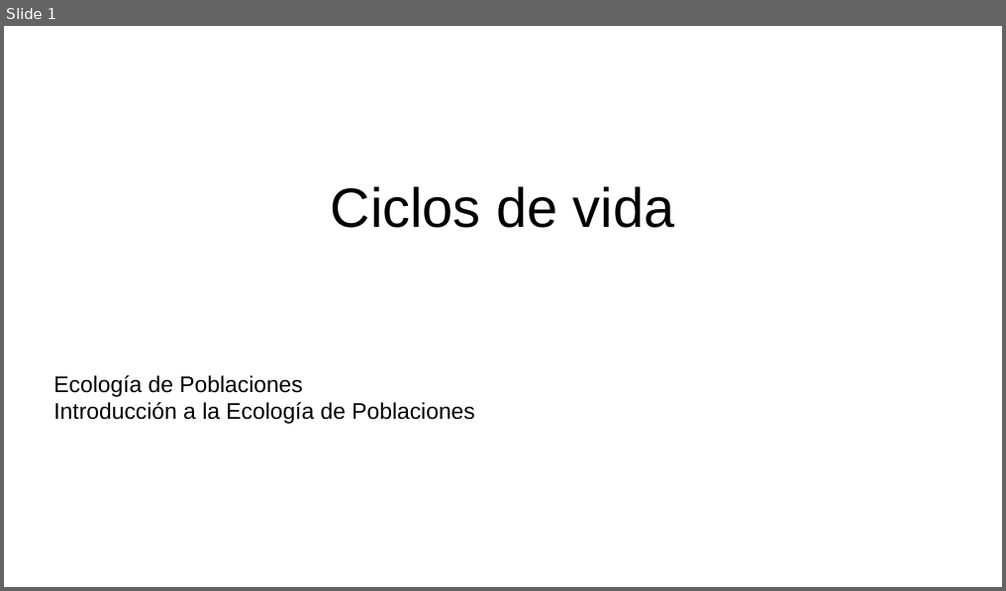
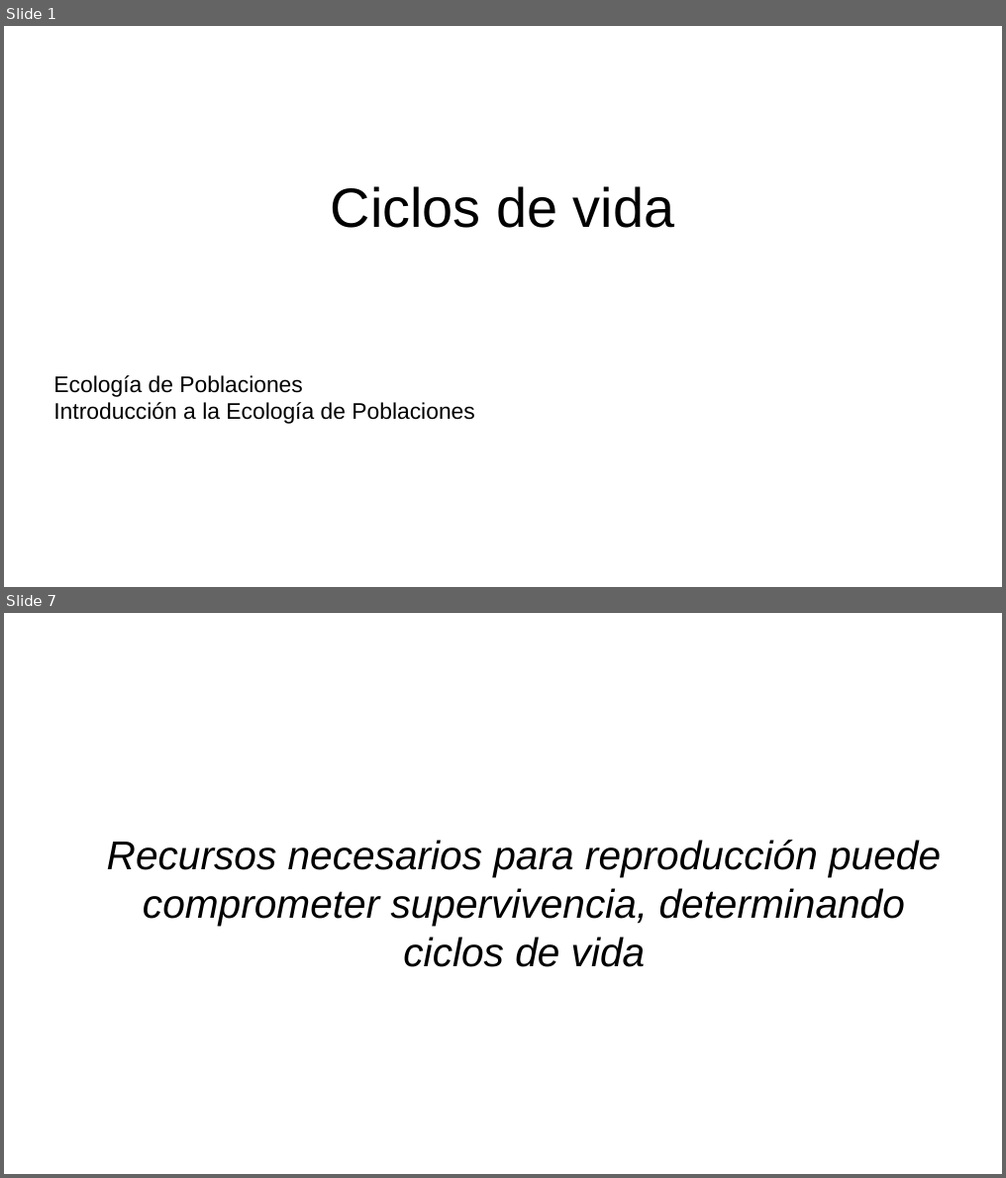
Before and after one commit to gerardommc/Ecologia-poblaciones, a slide deck: Unidad-1/Ciclos-vida.odp. Shown one above the other, each under a label of ours: slide 1 before the commit, slides 1 and 7 after it; the slides between them are not shown. The pictures are 1006x591 and 1006x1178 pixels, drawn with LibreOffice and Linux fonts; fonts in the diff are those of the drawing. Boxes give left, top, right and bottom in pixels: in the first picture for what was removed or moved away, otherwise in the second. Text is boxed around its words. In the diff, an @@ line names an element or a change of style, - is before the commit and + after.

Commit message:
Ciclos terminado

```diff
--- a/Unidad-1/Ciclos-vida.odp
+++ b/Unidad-1/Ciclos-vida.odp
@@ slide 7 added at [4, 613, 1002, 1174], background #FFFFFF @@
@@ text added at [107, 840, 941, 967], 32 pt, text #000000, italic @@
+Recursos necesarios para reproducción puede comprometer supervivencia, determinando ciclos de vida
```
Also in this commit, not shown: 9 other slides added, 1 slide removed, 8 other files.
